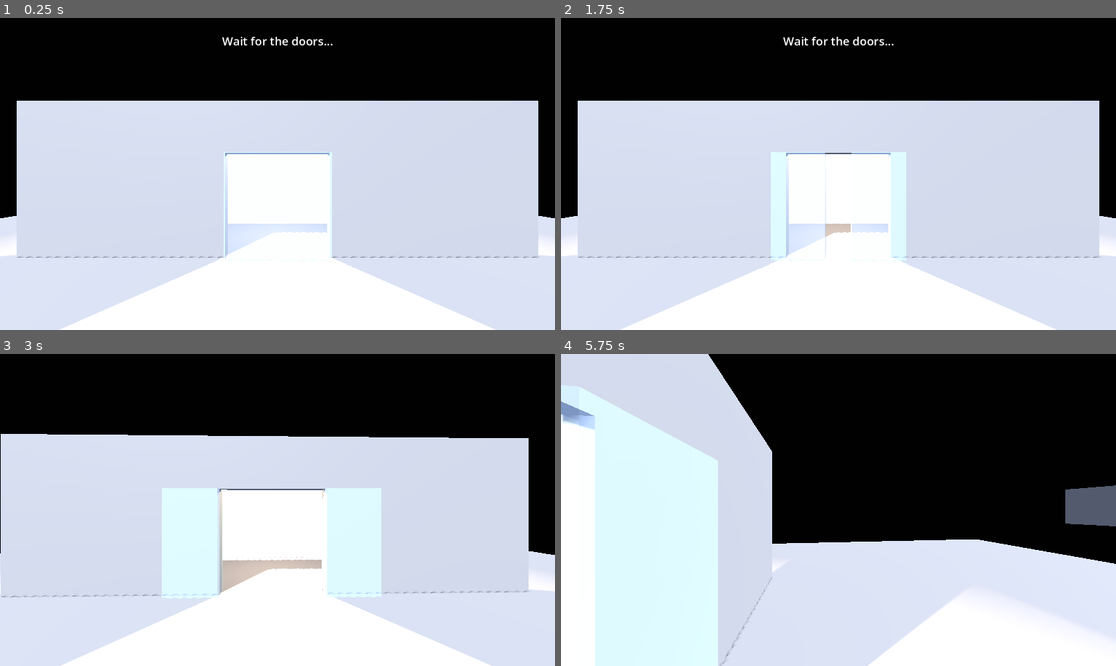
Above: before the commit, frames 1-4 (two rows, left to right).
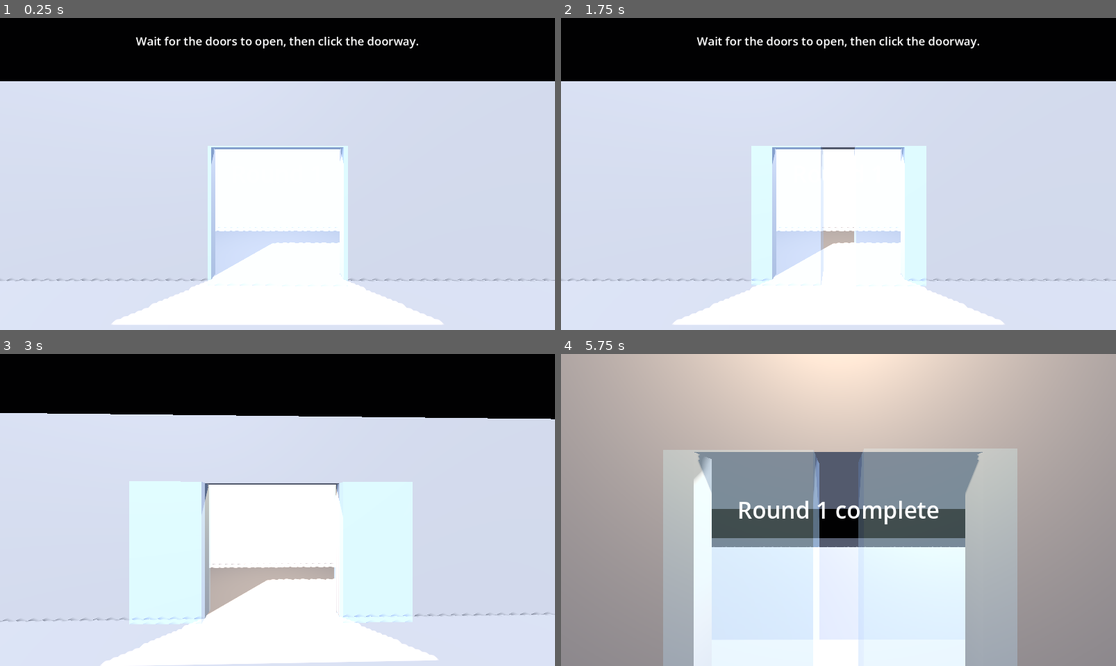
Above: after the commit, the same moments.

Repository: Vaibhav-hub123/DoorGambler
Game: Godot game, scene res://scenes/main.tscn
Two runs of this game, one before a commit and one after it. Both use one fixed random seed, a clock stepped at 60 frames per second and the inputs below.
Inputs (mouse positions are in pixels of both pictures, inside the frame that each line leads up to):
- Up to frame 1 (0.25 s): no input
- Up to frame 2 (1.75 s): tap Enter at 0.5 s; move the mouse to (960, 158) at 0.52 s; click (960, 158) at 0.67 s; tap Space at 1.25 s; move the mouse to (727, 189) at 1.27 s; click (727, 189) at 1.42 s
- Up to frame 3 (3 s): move the mouse to (333, 441) at 2.02 s; click (333, 441) at 2.17 s; tap Enter at 2.75 s; move the mouse to (249, 572) at 2.77 s; click (249, 572) at 2.92 s
- Up to frame 4 (5.75 s): move the mouse to (1005, 556) at 3.52 s; click (1005, 556) at 3.67 s; move the mouse to (672, 463) at 4.27 s; click (672, 463) at 4.42 s; move the mouse to (866, 510) at 5.02 s; click (866, 510) at 5.17 s

The runs differ from the first frame. In frame 1, 17% of the frame differs, in the area x 0-100%, y 6-100%; in frame 2, 20%; in frame 3, 20%; in frame 4, 82%, in the area x 0-100%, y 0-100%.

Commit message:
...

Diff:
--- a/main.gd
+++ b/main.gd
@@ -2,6 +2,7 @@
 
 enum Door { CLOSED, OPENING, OPEN, CLOSING }
 enum Location { PLATFORM, INSIDE }
+enum Phase { PLAYING, LEAVING, DEPARTING, RIDING, ARRIVING }
 
 @export_group("Door animation")
 @export var door_move_time := 1.0
@@ -16,11 +17,23 @@
 
 @export_group("Crossing")
 @export var walk_time := 1.2
-@export var station_departure_offset := 40.0
 @export var doorway_half_depth := 0.3
 @export var passable_left_x := -0.75
 @export var doorway_half_width := 1.0
 @export var doorway_height := 2.0
+
+@export_group("Ride")
+@export var depart_time := 3.0            # used for BOTH accelerating away and braking in
+@export var ride_time := 6.0              # cruising through the tunnel
+@export var station_travel := 60.0        # how far the station slides, in units
+@export var arrival_open_delay := 0.8     # pause before the doors open at the next stop
+@export var sway_amount := 0.015          # camera shake while the train moves
+@export var tunnel_light_count := 20
+@export var tunnel_light_spacing := 3.5
+
+@export_group("Rounds")
+@export var leave_close_delay := 0.8      # after a round ends, how soon the doors close
+@export var banner_hold := 2.0            # how long "Round N" stays fully visible
 
 @onready var camera: Camera3D = $Camera3D
 @onready var train: Node3D = $Train
@@ -30,38 +43,54 @@
 @onready var platform_spot: Marker3D = $PlatformSpot
 @onready var inside_spot: Marker3D = $InsideSpot
 @onready var status_label: Label = $CanvasLayer/StatusLabel
+@onready var round_label: Label = $CanvasLayer/RoundLabel
 
 var left_closed_x: float
 var right_closed_x: float
-var station_home_z: float
 var door_state: Door = Door.CLOSED
 var door_timer: float
 var location: Location = Location.PLATFORM
+var phase: Phase = Phase.PLAYING
+var round_number: int = 1
 var is_moving: bool = false
 var failed: bool = false
 var crossings: int = 0
 var walk_tween: Tween
+var banner_tween: Tween
+var tunnel: Node3D
+var tunnel_lights: Array[MeshInstance3D] = []
 
 
 func _ready() -> void:
 	# The closed door positions and starting camera pose are authored in the scene.
 	left_closed_x = door_left.position.x
 	right_closed_x = door_right.position.x
-	station_home_z = station.position.z
 	door_timer = initial_wait
-	update_label("Wait for the doors...")
+	round_label.modulate.a = 0.0
+	build_tunnel()
+	show_banner("Round %d" % round_number)
+	update_label("Wait for the doors to open, then click the doorway.")
 
 
 func _process(delta: float) -> void:
+	update_sway()
 	if failed:
 		return
 
+	match phase:
+		Phase.PLAYING, Phase.LEAVING:
+			run_door_cycle(delta)
+			check_doorway_crush()
+		Phase.RIDING:
+			scroll_tunnel(delta)
+
+
+# ---------------------------------------------------------------- doors
+
+func run_door_cycle(delta: float) -> void:
 	door_timer -= delta
 	if door_timer <= 0.0:
 		advance_doors()
-
-	if is_moving and absf(camera.global_position.z - train.global_position.z) < doorway_half_depth and not doors_passable():
-		fail("The doors got you!")
 
 
 func advance_doors() -> void:
@@ -72,7 +101,10 @@
 			slide_doors(true)
 		Door.OPENING:
 			door_state = Door.OPEN
-			door_timer = randf_range(open_time_min, open_time_max)
+			if phase == Phase.LEAVING:
+				door_timer = leave_close_delay   # the round is over: close up quickly
+			else:
+				door_timer = randf_range(open_time_min, open_time_max)
 		Door.OPEN:
 			door_state = Door.CLOSING
 			door_timer = door_move_time
@@ -80,6 +112,9 @@
 		Door.CLOSING:
 			door_state = Door.CLOSED
 			door_timer = closed_time
+			# Doors just shut after the round ended: the train leaves.
+			if phase == Phase.LEAVING:
+				begin_departure()
 
 
 func slide_doors(open: bool) -> void:
@@ -94,8 +129,125 @@
 	return door_left.position.x <= passable_left_x
 
 
-func doors_fully_open() -> bool:
-	return door_state == Door.OPEN and is_equal_approx(door_left.position.x, left_open_x) and is_equal_approx(door_right.position.x, right_open_x)
+func check_doorway_crush() -> void:
+	var depth := absf(camera.global_position.z - train.global_position.z)
+	if is_moving and depth < doorway_half_depth and not doors_passable():
+		fail("The doors got you!")
+
+
+# --------------------------------------------------------------- rounds
+
+func complete_round() -> void:
+	phase = Phase.LEAVING
+	update_label("")
+	show_banner("Round %d complete" % round_number)
+	# The doors may be in any phase right now. Each case needs a different nudge.
+	match door_state:
+		Door.OPEN:
+			door_timer = minf(door_timer, leave_close_delay)
+		Door.CLOSED:
+			begin_departure()
+		# OPENING and CLOSING are handled inside advance_doors().
+
+
+func start_next_round() -> void:
+	round_number += 1
+	phase = Phase.PLAYING
+	crossings = 0
+	door_state = Door.CLOSED
+	door_timer = arrival_open_delay
+	show_banner("Round %d" % round_number)
+	update_label("Next stop. The doors open.")
+
+
+func show_banner(text: String) -> void:
+	# Kill the previous banner first, or two fades would fight over the alpha.
+	if banner_tween and banner_tween.is_valid():
+		banner_tween.kill()
+	round_label.text = text
+	banner_tween = create_tween()
+	banner_tween.tween_property(round_label, "modulate:a", 1.0, 0.4)
+	banner_tween.tween_interval(banner_hold)
+	banner_tween.tween_property(round_label, "modulate:a", 0.0, 0.6)
+
+
+# ----------------------------------------------------------------- ride
+# The ride is the transition between rounds.
+
+func begin_departure() -> void:
+	phase = Phase.DEPARTING
+	update_label("The train pulls out.")
+
+	# One tween, run step by step: slide out, ride, slide in, next round.
+	var t := create_tween()
+	t.tween_property(station, "position:x", -station_travel, depart_time) \
+			.set_trans(Tween.TRANS_QUAD).set_ease(Tween.EASE_IN)
+	t.tween_callback(_start_riding)
+	t.tween_interval(ride_time)
+	t.tween_callback(_start_arriving)
+	t.tween_property(station, "position:x", 0.0, depart_time) \
+			.set_trans(Tween.TRANS_QUAD).set_ease(Tween.EASE_OUT)
+	t.tween_callback(start_next_round)
+
+
+func _start_riding() -> void:
+	phase = Phase.RIDING
+	tunnel.visible = true
+	update_label("")
+
+
+func _start_arriving() -> void:
+	phase = Phase.ARRIVING
+	tunnel.visible = false
+	station.position.x = station_travel   # the next station waits ahead, out of view
+	update_label("Approaching the next stop.")
+
+
+func cruise_speed() -> float:
+	# With quadratic easing, the final speed is 2 * distance / time.
+	return 2.0 * station_travel / depart_time
+
+
+func build_tunnel() -> void:
+	tunnel = Node3D.new()
+	tunnel.position = Vector3(0.0, 2.2, 3.5)
+	tunnel.visible = false
+	add_child(tunnel)
+
+	var mesh := BoxMesh.new()
+	mesh.size = Vector3(1.2, 0.15, 0.15)
+	var material := StandardMaterial3D.new()
+	material.shading_mode = BaseMaterial3D.SHADING_MODE_UNSHADED
+	material.albedo_color = Color(1.0, 0.92, 0.65)
+	mesh.material = material
+
+	var half_span := tunnel_light_count * tunnel_light_spacing * 0.5
+	for i in tunnel_light_count:
+		var light := MeshInstance3D.new()
+		light.mesh = mesh
+		light.position.x = i * tunnel_light_spacing - half_span
+		tunnel.add_child(light)
+		tunnel_lights.append(light)
+
+
+func scroll_tunnel(delta: float) -> void:
+	var half_span := tunnel_light_count * tunnel_light_spacing * 0.5
+	for light in tunnel_lights:
+		light.position.x = wrapf(light.position.x - cruise_speed() * delta, -half_span, half_span)
+
+
+func update_sway() -> void:
+	var in_transit := phase == Phase.DEPARTING or phase == Phase.RIDING or phase == Phase.ARRIVING
+	if in_transit:
+		camera.v_offset = sin(Time.get_ticks_msec() * 0.009) * sway_amount
+	else:
+		camera.v_offset = 0.0
+
+
+# --------------------------------------------------------------- player
+
+func can_player_act() -> bool:
+	return phase == Phase.PLAYING
 
 
 func _unhandled_input(event: InputEvent) -> void:
@@ -107,11 +259,11 @@
 	if failed:
 		get_tree().reload_current_scene()
 		return
-	if is_moving:
-		return
-
-	if not doors_fully_open():
-		fail("You went for the doors too early or too late!")
+	if is_moving or not can_player_act():
+		return
+
+	if not doors_passable():
+		fail("The gap was too narrow!")
 	elif location == Location.PLATFORM:
 		start_walk(inside_spot, Location.INSIDE)
 	else:
@@ -140,16 +292,22 @@
 	walk_tween.set_trans(Tween.TRANS_SINE).set_ease(Tween.EASE_IN_OUT)
 	walk_tween.tween_property(camera, "global_position", spot.global_position, walk_time)
 	walk_tween.tween_property(camera, "global_rotation", spot.global_rotation, walk_time)
-	var station_target_z := station_home_z + station_departure_offset if destination == Location.INSIDE else station_home_z
-	walk_tween.tween_property(station, "position:z", station_target_z, walk_time)
 	walk_tween.finished.connect(_on_walk_finished.bind(destination))
 
 
 func _on_walk_finished(destination: Location) -> void:
 	is_moving = false
 	location = destination
-	crossings += 1
-	update_label("Crossings: %d" % crossings)
+
+	if round_number == 1:
+		# Round 1 is the intro: getting inside is the whole goal.
+		if destination == Location.INSIDE:
+			complete_round()
+		else:
+			update_label("Back on the platform.")
+	else:
+		crossings += 1
+		update_label("Crossings: %d" % crossings)
 
 
 func fail(reason: String) -> void:
--- a/scenes/main.tscn
+++ b/scenes/main.tscn
@@ -12,6 +12,9 @@
 [sub_resource type="PlaneMesh" id="PlaneMesh_floor"]
 size = Vector2(20, 20)
 
+[sub_resource type="BoxMesh" id="BoxMesh_station_back"]
+size = Vector3(40, 4, 0.2)
+
 [sub_resource type="BoxMesh" id="BoxMesh_wall"]
 size = Vector3(4, 3, 0.2)
 
@@ -23,12 +26,6 @@
 
 [sub_resource type="BoxMesh" id="BoxMesh_door"]
 size = Vector3(1, 2, 0.415)
-
-[sub_resource type="BoxMesh" id="BoxMesh_station_pillar"]
-size = Vector3(0.4, 3, 0.4)
-
-[sub_resource type="BoxMesh" id="BoxMesh_station_back"]
-size = Vector3(40, 4, 0.2)
 
 [sub_resource type="StandardMaterial3D" id="Material_glass_door"]
 transparency = 1
@@ -50,24 +47,8 @@
 
 [node name="Station" type="Node3D" parent="." unique_id=1834217221]
 
-[node name="PillarLeftOuter" type="MeshInstance3D" parent="Station"]
-position = Vector3(-6, 1.5, 5)
-mesh = SubResource("BoxMesh_station_pillar")
-
-[node name="PillarLeftInner" type="MeshInstance3D" parent="Station"]
-position = Vector3(-2, 1.5, 5)
-mesh = SubResource("BoxMesh_station_pillar")
-
-[node name="PillarRightInner" type="MeshInstance3D" parent="Station"]
-position = Vector3(2, 1.5, 5)
-mesh = SubResource("BoxMesh_station_pillar")
-
-[node name="PillarRightOuter" type="MeshInstance3D" parent="Station"]
-position = Vector3(6, 1.5, 5)
-mesh = SubResource("BoxMesh_station_pillar")
-
-[node name="BackWall" type="MeshInstance3D" parent="Station"]
-position = Vector3(0, 2, 9)
+[node name="BackWall" type="MeshInstance3D" parent="Station" unique_id=35299949]
+transform = Transform3D(1, 0, 0, 0, 1, 0, 0, 0, 1, 0, 3.6639304, 12.150731)
 mesh = SubResource("BoxMesh_station_back")
 
 [node name="Train" type="Node3D" parent="." unique_id=1729372123]
@@ -88,12 +69,12 @@
 transform = Transform3D(1, 0, 0, 0, 1, 0, 0, 0, 1, 0, 1.5, -3)
 mesh = SubResource("BoxMesh_back")
 
-[node name="InteriorLight" type="OmniLight3D" parent="Train"]
-position = Vector3(0, 2.4, -1.4)
+[node name="InteriorLight" type="OmniLight3D" parent="Train" unique_id=2114800329]
+transform = Transform3D(1, 0, 0, 0, 1, 0, 0, 0, 1, 0, 3.4, -1.0518754)
 light_color = Color(1, 0.83, 0.62, 1)
 light_energy = 2.0
+shadow_enabled = true
 omni_range = 8.0
-shadow_enabled = true
 
 [node name="DoorLeft" type="MeshInstance3D" parent="Train" unique_id=1389175952]
 transform = Transform3D(1, 0, 0, 0, 1, 0, 0, 0, 1, -0.5, 1, 0.031838473)
@@ -112,7 +93,7 @@
 transform = Transform3D(-1, 0, -3.2584137e-07, 0, 1, 0, 3.2584137e-07, 0, -1, 0, 1.6, -1.5)
 
 [node name="Camera3D" type="Camera3D" parent="." unique_id=1701224464]
-transform = Transform3D(1, 0, 0, 0, 1, 0, 0, 0, 1, 0, 1.6, 4)
+transform = Transform3D(1, 0, 0, 0, 1, 0, 0, 0, 1, 0, 1.6, 3.1609979)
 current = true
 
 [node name="CanvasLayer" type="CanvasLayer" parent="." unique_id=1234567890]
@@ -129,3 +110,20 @@
 theme_override_font_sizes/font_size = 24
 horizontal_alignment = 1
 vertical_alignment = 1
+
+[node name="RoundLabel" type="Label" parent="CanvasLayer" unique_id=1234567892]
+modulate = Color(1, 1, 1, 0)
+anchors_preset = 8
+anchor_left = 0.5
+anchor_top = 0.5
+anchor_right = 0.5
+anchor_bottom = 0.5
+offset_left = -300.0
+offset_top = -50.0
+offset_right = 300.0
+offset_bottom = 50.0
+grow_horizontal = 2
+grow_vertical = 2
+theme_override_font_sizes/font_size = 48
+horizontal_alignment = 1
+vertical_alignment = 1
